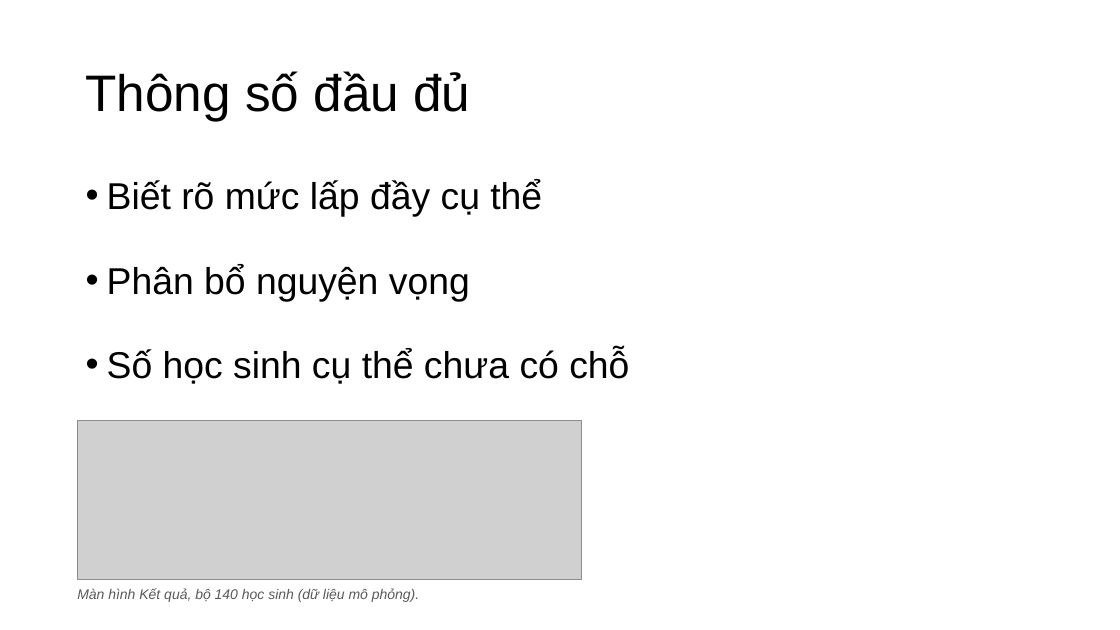
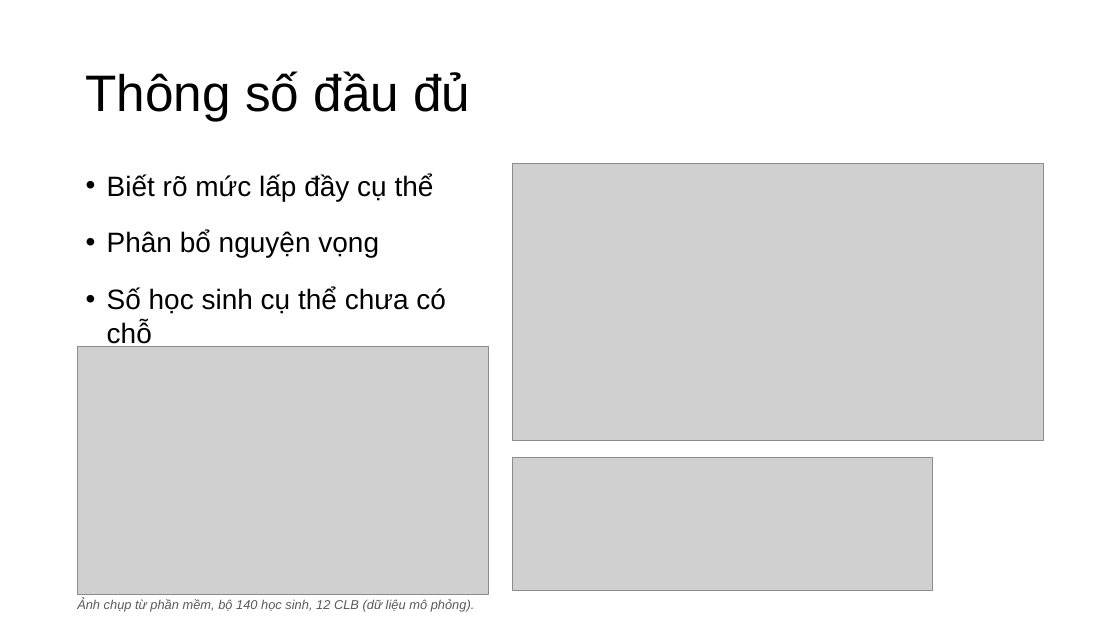
Before and after one commit to nguyenphanvantruong6969-arch/rbda-kiosk, a slide deck: slide 8 of THUYET_TRINH_KHKT_DA_SUA_FONT.pptx. Drawn at 1120x630 pixels with LibreOffice and Linux fonts; fonts in the diff are those of the drawing; grey boxes stand for pictures. Boxes give left, top, right and bottom in pixels: in the first picture for what was removed or moved away, otherwise in the second. Text is boxed around its words. In the diff, an @@ line names an element or a change of style, - is before the commit and + after.

```diff
--- a/THUYET_TRINH_KHKT_DA_SUA_FONT.pptx
+++ b/THUYET_TRINH_KHKT_DA_SUA_FONT.pptx
@@ text "Biết rõ mức lấp đầy ..." at <box>107,174,446,348</box>: size 32 to 24 pt; less space between paragraphs @@
@@ picture added at <box>513,164,1044,441</box> @@
@@ picture: place and size @@
-picture at <box>77,420,581,579</box>
+picture at <box>77,346,489,594</box>
@@ picture added at <box>513,458,933,591</box> @@
@@ text at <box>77,599,475,612</box>: text changed; size 12 to 11 pt @@
-Màn hình Kết quả, bộ 140 học sinh (dữ liệu mô phỏng).
+Ảnh chụp từ phần mềm, bộ 140 học sinh, 12 CLB (dữ liệu mô phỏng).
```
